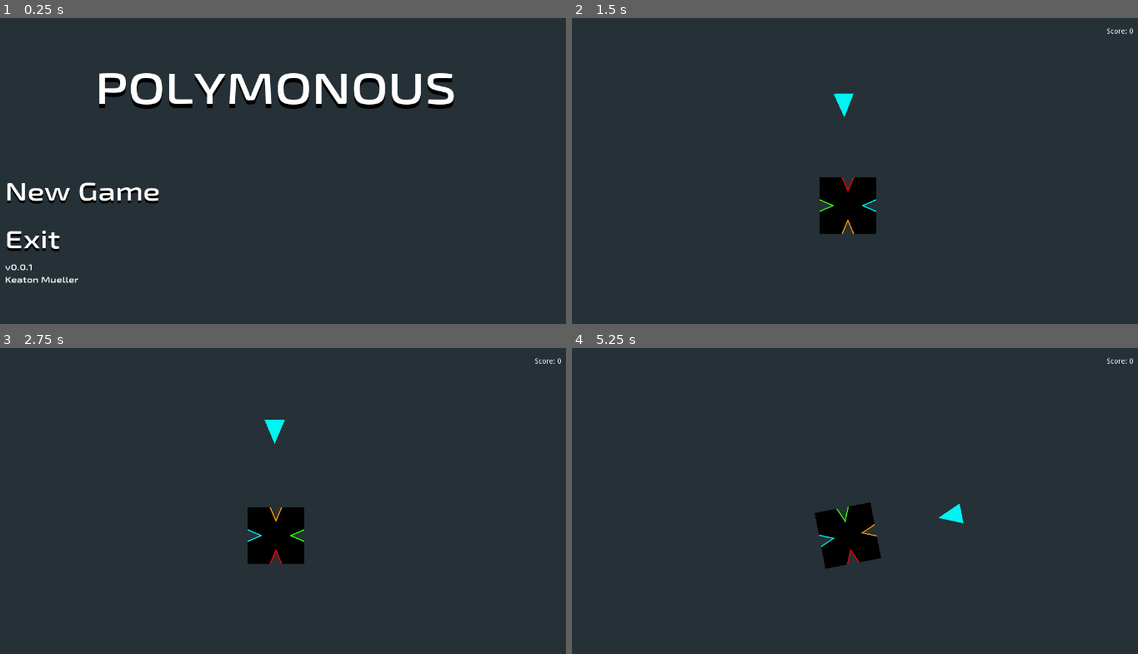
Above: before the commit, frames 1-4 (two rows, left to right).
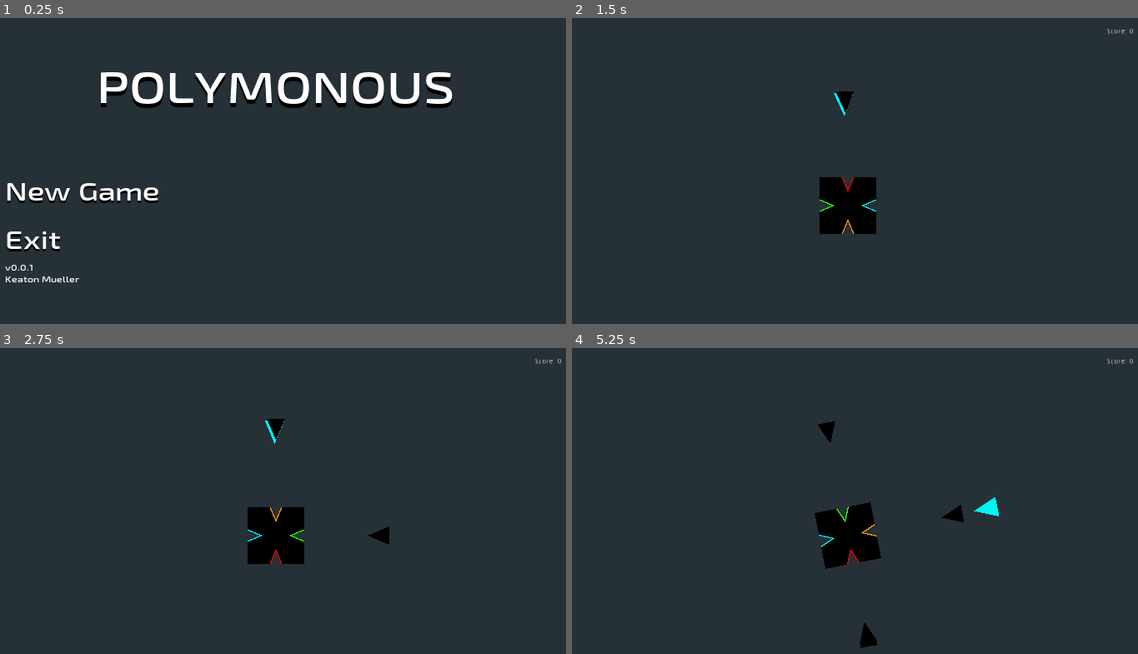
Above: after the commit, the same moments.

Repository: KeatonMueller/polymonous
Game: Godot game, scene res://Scenes/Title/TitleScreen.tscn
Two runs of this game, one before a commit and one after it. Both use one fixed random seed, a clock stepped at 60 frames per second and the inputs below.
Inputs:
- Up to frame 1 (0.25 s): no input
- Up to frame 2 (1.5 s): click "New Game" at 0.5 s; tap Enter (new_game) at 1.25 s; hold Right (rot_right) from 1.28 s (still down); tap S (drop) at 1.35 s
- Up to frame 3 (2.75 s): tap Enter (new_game) at 1.55, 2.1 s; tap Space at 2 s; release Right (rot_right) at 2.03 s; hold Left (rot_left) from 2.03 s (still down); tap S (drop) at 2.3 s
- Up to frame 4 (5.25 s): release Left (rot_left) at 2.78 s; hold Right (rot_right) 2.78-4.28 s; tap S (drop) at 2.85, 3.8, 4.35 s; tap Enter (new_game) at 3.05, 3.5, 3.6, 4.55, 5.1 s; hold Left (rot_left) from 4.28 s (still down); tap Space at 5 s

The runs differ from the first frame. In frame 1, 2.2% of the frame differs, in the area x 0-81%, y 17-87%; in frame 2, 0.2%; in frame 3, 0.3%; in frame 4, 0.7%.

Commit message:
add guide triangle

Diff:
--- a/Scenes/Base/Base4.tscn
+++ b/Scenes/Base/Base4.tscn
@@ -1,11 +1,8 @@
-[gd_scene load_steps=8 format=2]
+[gd_scene load_steps=5 format=2]
 
 [ext_resource path="res://Scenes/Base/Base4.gd" type="Script" id=1]
 [ext_resource path="res://Textures/Space/space_0.svg" type="Texture" id=2]
 [ext_resource path="res://Textures/Base/base4.svg" type="Texture" id=3]
-[ext_resource path="res://Textures/Space/space_2.svg" type="Texture" id=4]
-[ext_resource path="res://Textures/Space/space_3.svg" type="Texture" id=5]
-[ext_resource path="res://Textures/Space/space_1.svg" type="Texture" id=6]
 
 [sub_resource type="RectangleShape2D" id=1]
 extents = Vector2( 50, 50 )
@@ -34,7 +31,7 @@
 rotation = 1.5708
 scale = Vector2( 0.08, 0.08 )
 z_index = 1
-texture = ExtResource( 6 )
+texture = ExtResource( 2 )
 offset = Vector2( 0, -1 )
 
 [node name="Sprite2" type="Sprite" parent="."]
@@ -42,7 +39,7 @@
 rotation = 3.14159
 scale = Vector2( 0.08, 0.08 )
 z_index = 2
-texture = ExtResource( 4 )
+texture = ExtResource( 2 )
 offset = Vector2( 0, -1 )
 
 [node name="Sprite3" type="Sprite" parent="."]
@@ -50,7 +47,7 @@
 rotation = 4.71239
 scale = Vector2( 0.08, 0.08 )
 z_index = 3
-texture = ExtResource( 5 )
+texture = ExtResource( 2 )
 offset = Vector2( 0, -1 )
 
 [node name="Tween" type="Tween" parent="."]
--- a/Scenes/Base/Base6.gd
+++ b/Scenes/Base/Base6.gd
@@ -2,4 +2,4 @@
 
 func _ready():
 	num_sides = 6
-	radius = 30.0
+	radius = 32.0
--- a/Scenes/Main/MainScene.gd
+++ b/Scenes/Main/MainScene.gd
@@ -14,6 +14,7 @@
 # current triangle values
 var curr_triangle: KinematicBody2D
 var fall_speed: float
+var guide_triangle: KinematicBody2D
 
 # action values
 var drop_vector: Vector2 = Vector2()
@@ -84,6 +85,10 @@
 	cam_to_start()
 	# add new curr_triangle
 	new_triangle(0)
+	# set up guide_triangle (only happens once)
+	guide_triangle = Triangle.instance()
+	add_child(guide_triangle)
+	guide_triangle.init(false, -1, 0, C.INITIAL_HEIGHT, fall_speed)
 
 func cam_to_start():
 	var d1 = abs(cam.rotation)
@@ -163,19 +168,22 @@
 		triangles[key] = [curr_triangle]
 	# erase if all are populated
 	if triangles.size() == base.num_sides:
+		resetting = true
 		score += int(fall_speed)
 		score_label.set_score(score)
 		fall_speed += 5
 		# erase on a timer
-		timer.set_wait_time(0.25)
+		timer.set_wait_time(0.5)
 		timer.start()
 		timer_flag = C.TIMER_ACTION.ClearLayer
 	else:
 		new_triangle(curr_triangle.theta_calc)
+		guide_triangle.send_to(C.INITIAL_HEIGHT)
 
 func _on_Timer_timeout():
 	timer.stop()
 	if timer_flag == C.TIMER_ACTION.ClearLayer:
+		resetting = false
 		for theta in triangles.keys():
 			triangles[theta].pop_front().queue_free()
 			if triangles[theta].size() == 0:
@@ -186,16 +194,16 @@
 		action_list.clear()
 		cam_to_start()
 		new_triangle(0)
+		guide_triangle.reset(fall_speed)
 
 func new_triangle(theta_calc: float):
 	# instantiate new triangle
 	curr_triangle = Triangle.instance()
+	add_child(curr_triangle)
 	anim = curr_triangle.get_node("AnimationPlayer")
 	var value = triangle_values[randi() % triangle_values.size()]
 	triangle_values.erase(value)
-	curr_triangle.init(value, theta_calc, C.INITIAL_HEIGHT, fall_speed)
-
-	add_child(curr_triangle)
+	curr_triangle.init(true, value, theta_calc, C.INITIAL_HEIGHT, fall_speed)
 
 func calc_thetas(num_sides: int):
 	thetas = []
@@ -238,6 +246,7 @@
 	"""
 	# tween curr_triangle position and rotation
 	curr_triangle.tween_rotation(tw, rot_dir)
+	guide_triangle.tween_rotation(tw, rot_dir)
 	# tween camera rotation
 	var cam_rot = Utils.round(cam.rotation)
 	var next_cam_rot = adjacent[rot_dir][cam_rot]
@@ -258,6 +267,8 @@
 func _on_Tween_tween_completed(object, key):
 	if object == curr_triangle and key == ":theta_calc":
 		curr_triangle.end_tween(last_dir)
+	elif object == guide_triangle and key == ":theta_calc":
+		guide_triangle.end_tween(last_dir)
 	elif object == cam and key == ":rotation":
 		# wrap rotation if outside of [0, 2PI]
 		var rot = Utils.round(cam.rotation)
--- a/Scenes/Title/TitleScreen.gd
+++ b/Scenes/Title/TitleScreen.gd
@@ -17,7 +17,7 @@
 
 
 func _on_NewGameButton_pressed():
-	get_tree().change_scene("res://Scenes/Main/MainScene.tscn")
+	var _d = get_tree().change_scene("res://Scenes/Main/MainScene.tscn")
 
 
 func _on_ExitButton_pressed():
--- a/Scenes/Triangle/Triangle.gd
+++ b/Scenes/Triangle/Triangle.gd
@@ -11,6 +11,7 @@
 var theta_display: float
 var height: float
 var target_height: float
+var target_theta: float
 var min_height: float
 var fall_speed: float
 var drop_speed: float = 1000
@@ -18,13 +19,9 @@
 var radius: float = 20.0
 var tweening: bool = false
 var dropping: bool = false
-var init: bool = false
-var offsets: Dictionary = {
-	"Color": {
-		"x": 0,
-		"y": -10
-	}
-}
+var to_target: bool = false
+var to_origin: bool = false
+var is_guide: bool = false
 
 func _ready():
 	main = get_parent()
@@ -35,11 +32,21 @@
 	min_height = main.base.radius + radius
 
 func _physics_process(delta):
-	if init:
-		height = max(height - delta * drop_speed, target_height)
+	# send to target no matter what
+	if to_target:
+		height = lerp(height, target_height, 0.2)
+		if abs(height - target_height) <= 5:
+			height = target_height
+			to_target = false
 		update_pos()
-		if height == target_height:
-			init = false
+
+	# send to origin no matter what
+	if to_origin:
+		theta_calc = lerp(theta_calc, target_theta, 0.2)
+		if abs(theta_calc - target_theta) <= 0.05:
+			theta_calc = 0
+			to_origin = false
+		update_pos()
 
 	if main.game_over or main.resetting or locked:
 		return
@@ -53,31 +60,47 @@
 		height = max(height - delta * drop_speed, min_height)
 		update_pos()
 		if height == min_height:
-			sprite.offset.x = offsets.Color.x
-			sprite.offset.y = offsets.Color.y
 			dropping = false
 			lock(main.base)
 
 	# make the triangle fall slowly if not dropping
 	else:
+		# don't drop if you're the guide and still waiting on the current
+		if is_guide and main.curr_triangle.to_target:
+			return
 		height = max(height - delta * fall_speed, min_height)
 		update_pos()
-		if height == min_height and not tweening:
+		if height == min_height and not tweening and not is_guide:
 			lock(main.base)
 
-func init(val: int, th_c: float, h: float, f_speed: float):
-	init = true
-	update_pos(th_c, h + 200)
+func init(curr: bool, val: int, th_c: float, h: float, f_speed: float):
+	if curr:
+		z_index = 1
+		anim.play("idle")
+		var size = get_viewport_rect().size
+		var h_plus = sqrt(size.x * size.x + size.y * size.y)
+		update_pos(th_c, h_plus)
+		send_to(h)
+		set_value(val)
+		fall_speed = f_speed
+	else:
+		z_index = 2
+		scale = Vector2(0.9, 0.9)
+		is_guide = true
+		update_pos(th_c, h)
+		sprite.texture = load("res://Textures/Triangle/triangle.svg")
+		sprite.offset = Vector2(0, -50)
+
+func send_to(h: float):
 	target_height = h
-	set_value(val)
-	fall_speed = f_speed
+	to_target = true
 
 func deactivate():
-	sprite.offset.x = offsets.Color.x
-	sprite.offset.y = offsets.Color.y
+	sprite.offset = Vector2.ZERO
 	locked = true
 
 func lock(col=null):
+	sprite.offset = Vector2.ZERO
 	locked = true
 	dropping = false
 	tweening = false
@@ -85,7 +108,6 @@
 
 func drop():
 	# initiate drop
-	# anim.play("drop")
 	dropping = true
 
 func update_pos(th_c: float=-1, h: float=-1):
@@ -129,6 +151,15 @@
 	elif dir == C.DIRECTION[C.ACTION.Right]:
 		anim.play("sway_right")
 
+func reset(f_speed: float):
+	fall_speed = f_speed
+	to_origin = true
+	send_to(C.INITIAL_HEIGHT)
+	if theta_calc < 2 * PI - theta_calc:
+		target_theta = 0
+	else:
+		target_theta = 2 * PI
+
 func set_height(h: float):
 	height = h
 
@@ -154,6 +185,6 @@
 		pass
 
 
-func _on_AnimationPlayer_animation_finished(anim_name):
-	# if anim_name == "drop":
-	anim.play("idle")
+func _on_AnimationPlayer_animation_finished(_anim_name):
+	if not is_guide:
+		anim.play("idle")
--- a/Scenes/Triangle/Triangle.tscn
+++ b/Scenes/Triangle/Triangle.tscn
@@ -45,7 +45,7 @@
 "times": PoolRealArray( 0, 0.05, 0.15 ),
 "transitions": PoolRealArray( 1, 1, 1 ),
 "update": 0,
-"values": [ 0.0, -11.8, 0.0 ]
+"values": [ 0.0, -5.0, 0.0 ]
 }
 
 [sub_resource type="Animation" id=3]
@@ -73,7 +73,7 @@
 "times": PoolRealArray( 0, 0.05, 0.15 ),
 "transitions": PoolRealArray( 1, 1, 1 ),
 "update": 0,
-"values": [ 0.0, 29.2, 0.0 ]
+"values": [ 0.0, 5.0, 0.0 ]
 }
 
 [sub_resource type="AnimationNodeBlendTree" id=8]
@@ -87,14 +87,12 @@
 [node name="Sprite" type="Sprite" parent="."]
 scale = Vector2( 0.08, 0.08 )
 texture = ExtResource( 2 )
-offset = Vector2( 0.241714, -0.241714 )
 
 [node name="CollisionPolygon2D" type="CollisionPolygon2D" parent="."]
 visible = false
 polygon = PoolVector2Array( -16.006, -22.52, 1.41, -22.52, 15.9879, -22.5244, -0.110435, 13.9719 )
 
 [node name="AnimationPlayer" type="AnimationPlayer" parent="."]
-autoplay = "idle"
 anims/idle = SubResource( 6 )
 anims/sway_left = SubResource( 5 )
 anims/sway_right = SubResource( 3 )
--- a/project.godot
+++ b/project.godot
@@ -23,8 +23,8 @@
 
 window/size/width=1280
 window/size/height=720
-window/stretch/mode="viewport"
-window/stretch/aspect="expand"
+window/stretch/mode="2d"
+window/stretch/aspect="keep"
 
 [input]
 
